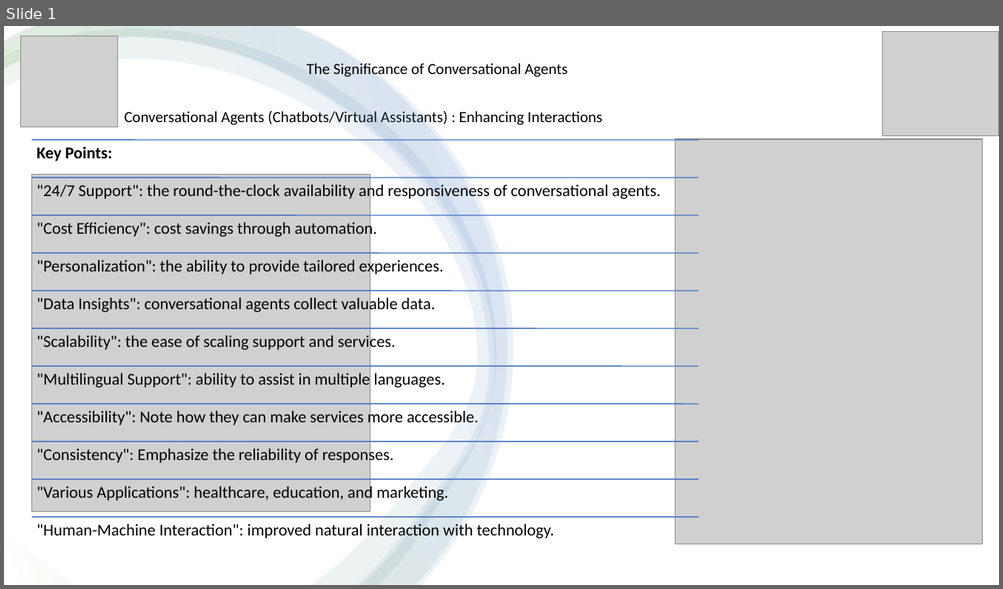
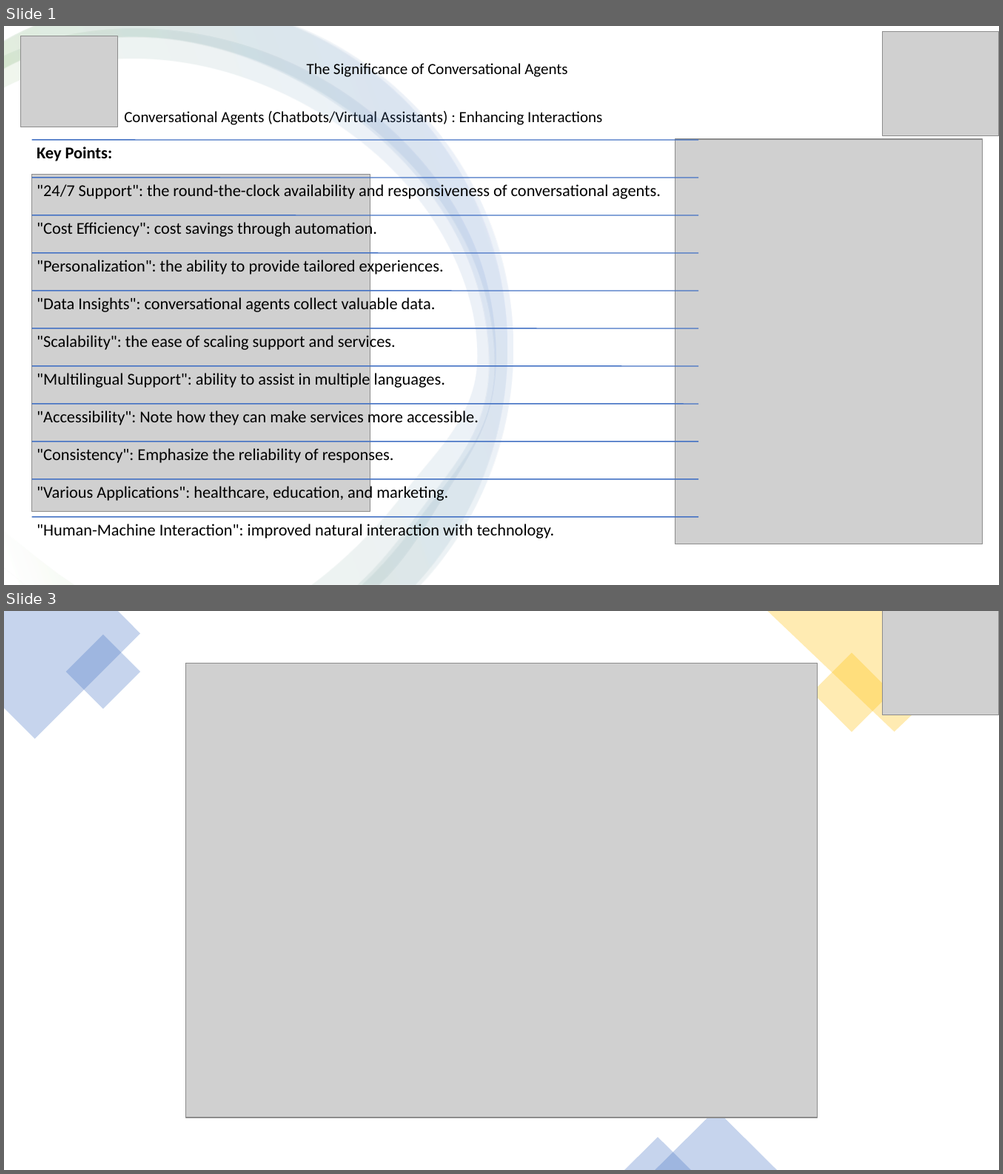
Before and after one commit to dlakhote/WiDs_Wokshop, a slide deck: Presentation.pptx. Shown one above the other, each under a label of ours: slide 1 before the commit, slides 1 and 3 after it; the slides between them are not shown. The pictures are 1003x589 and 1003x1174 pixels, drawn with LibreOffice and Linux fonts; fonts in the diff are those of the drawing; grey boxes stand for pictures. Boxes give left, top, right and bottom in pixels: in the first picture for what was removed or moved away, otherwise in the second. Text is boxed around its words. In the diff, an @@ line names an element or a change of style, - is before the commit and + after.

```diff
--- a/Presentation.pptx
+++ b/Presentation.pptx
@@ slide 3 added at (x1=4, y1=611, x2=999, y2=1170), background #FFFFFF @@
@@ freeform shape added at (x1=4, y1=611, x2=141, y2=739), fill #4472C4 at 30% opacity @@
@@ freeform shape added at (x1=767, y1=611, x2=999, y2=732), fill #FFC000 at 30% opacity @@
@@ picture added at (x1=882, y1=611, x2=999, y2=715) @@
@@ rectangle added at (x1=66, y1=635, x2=141, y2=709), fill #4472C4 at 30% opacity @@
@@ rectangle added at (x1=811, y1=653, x2=891, y2=732), fill #FFC000 at 30% opacity @@
@@ picture added at (x1=186, y1=664, x2=817, y2=1118) @@
@@ triangle added at (x1=654, y1=1111, x2=777, y2=1170), fill #4472C4 at 30% opacity @@
@@ triangle added at (x1=625, y1=1138, x2=691, y2=1170), fill #4472C4 at 30% opacity @@
```
Also in this commit, not shown: 1 slide changed, 2 other slides added.
